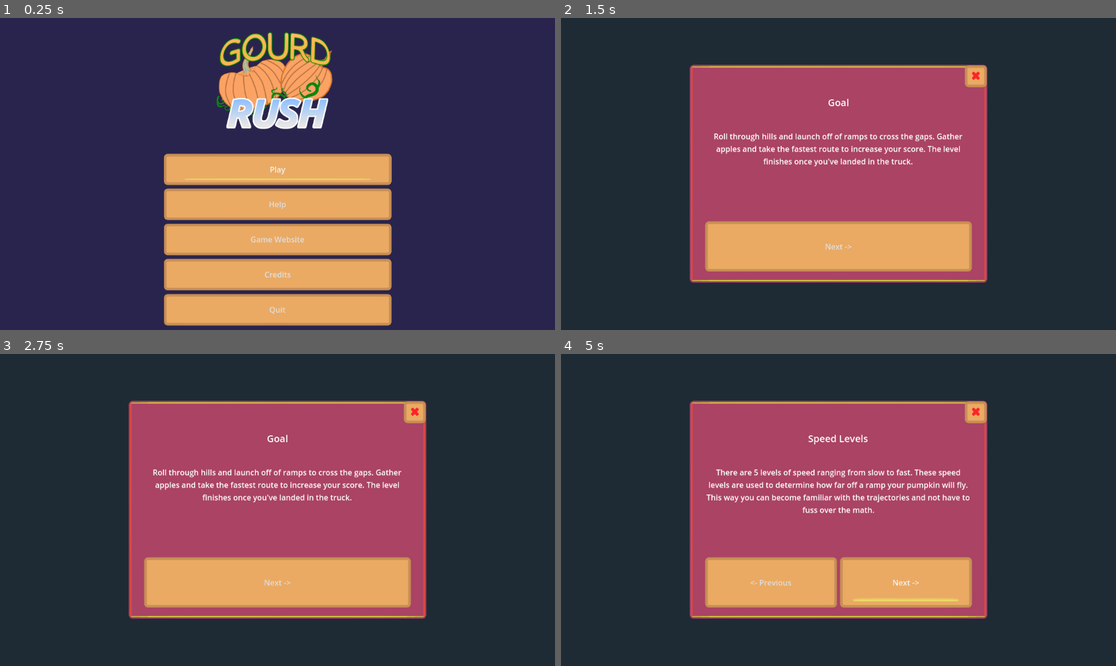
Above: before the commit, frames 1-4 (two rows, left to right).
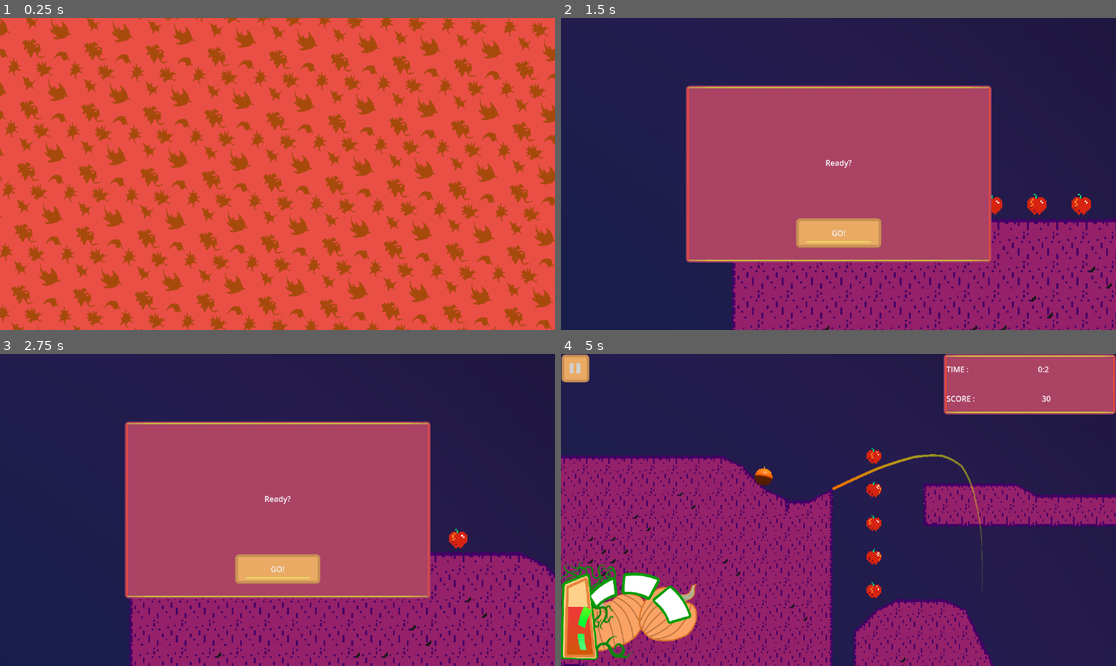
Above: after the commit, the same moments.

Repository: LettucePie/gwj-62-harvest
Game: Godot game, scene res://Play.tscn
Two runs of this game, one before a commit and one after it. Both use one fixed random seed, a clock stepped at 60 frames per second and the inputs below.
Inputs (mouse positions are in pixels of both pictures, inside the frame that each line leads up to):
- Up to frame 1 (0.25 s): no input
- Up to frame 2 (1.5 s): click (838, 205) at 0.5 s, where only the run before the commit has a clickable "Help"; click "Play" at 1.25 s
- Up to frame 3 (2.75 s): click (277, 506) at 2 s, where only the run before the commit has a clickable "Play"
- Up to frame 4 (5 s): click (838, 569) at 2.75 s, where only the run after the commit has a clickable "GO!"; click (905, 581) at 3.5 s, where only the run before the commit has a clickable "Next ->"; click (905, 581) at 4.25 s, where only the run before the commit has a clickable "Next ->"

The runs differ from the first frame. In frame 1, 100% of the frame differs, in the area x 0-100%, y 0-100%; in frame 2, 35%; in frame 3, 36%; in frame 4, 76%.

Commit message:
polishing main menu a bit

Diff:
--- /dev/null
+++ b/menus/bg_slide.gd
@@ -0,0 +1,30 @@
+extends TextureRect
+
+var start_pos : Vector2
+var target_pos : Vector2
+var target_rot : float = 0.2
+
+# Called when the node enters the scene tree for the first time.
+func _ready():
+	start_pos = position
+	target_pos = start_pos + random_vec()
+	pivot_offset = size / 2
+
+
+func random_vec():
+	return Vector2(randf_range(-45, 45), randf_range(-45, 45))
+
+# Called every frame. 'delta' is the elapsed time since the previous frame.
+func _process(delta):
+	if rotation == target_rot or abs(abs(rotation) - abs(target_rot)) < 0.01:
+		target_rot = rotation + randf_range(PI * -0.2, PI * 0.2)
+	else:
+		rotation = lerp_angle(rotation, target_rot, delta)
+	if position == target_pos or position.distance_to(target_pos) < 1:
+		target_pos = start_pos + random_vec()
+	else:
+		position = position.lerp(target_pos, delta)
+
+
+func _on_resized():
+	pivot_offset = size / 2
--- a/menus/help_menu.tscn
+++ b/menus/help_menu.tscn
@@ -21,6 +21,7 @@
 page_infos = PackedStringArray("Roll through hills and launch off of ramps to cross the gaps. Gather apples and take th …(1015 unchanged characters)…
 
 [node name="ColorRect" type="ColorRect" parent="."]
+visible = false
 layout_mode = 1
 anchors_preset = 15
 anchor_right = 1.0
@@ -70,7 +71,7 @@
 [node name="page_title" type="Label" parent="Panel/VBoxContainer"]
 layout_mode = 2
 size_flags_vertical = 7
-size_flags_stretch_ratio = 0.6
+size_flags_stretch_ratio = 0.5
 text = "How To Bop it and Twist it"
 label_settings = SubResource("LabelSettings_ecye4")
 horizontal_alignment = 1
--- a/menus/main_menu.gd
+++ b/menus/main_menu.gd
@@ -23,7 +23,8 @@
 
 
 func _on_help_pressed():
-	$help_menu.show()
+#	$help_menu.show()
+	$anim.play("show_help")
 	$help_menu.current_page = 0
 	$help_menu.load_page(0)
 
@@ -41,7 +42,8 @@
 
 
 func _on_help_menu_close_help():
-	$help_menu.hide()
+#	$help_menu.hide()
+	$anim.play_backwards("show_help")
 
 
 func _on_close_credit_pressed():
--- a/menus/main_menu.tscn
+++ b/menus/main_menu.tscn
@@ -1,10 +1,724 @@
-[gd_scene load_steps=7 format=3 uid="uid://chkianxdawnj0"]
+[gd_scene load_steps=13 format=3 uid="uid://chkianxdawnj0"]
 
 [ext_resource type="Script" path="res://menus/main_menu.gd" id="1_0v7hf"]
 [ext_resource type="Theme" uid="uid://vi4vba5f6fdc" path="res://menus/pumpkin_style.tres" id="1_tlia2"]
 [ext_resource type="PackedScene" uid="uid://cg2uer2c3ev7" path="res://menus/help_menu.tscn" id="2_erruw"]
 [ext_resource type="Texture2D" uid="uid://5db6ysg5pooi" path="res://jam-banner.png" id="3_1q2qc"]
 [ext_resource type="Texture2D" uid="uid://du72v8s2bnv56" path="res://art/ui/cover_no_bg.png" id="3_6g6rs"]
+[ext_resource type="Texture2D" uid="uid://dca17xbntkqey" path="res://art/ui/wallpaper.png" id="3_h2bwg"]
+[ext_resource type="Script" path="res://menus/bg_slide.gd" id="4_2v4ke"]
+
+[sub_resource type="Animation" id="Animation_inwur"]
+resource_name = "show_main"
+tracks/0/type = "value"
+tracks/0/imported = false
+tracks/0/enabled = true
+tracks/0/path = NodePath("title:anchor_bottom")
+tracks/0/interp = 1
+tracks/0/loop_wrap = true
+tracks/0/keys = {
+"times": PackedFloat32Array(0, 0.9),
+"transitions": PackedFloat32Array(1, 1),
+"update": 0,
+"values": [1.651, 0.412]
+}
+tracks/1/type = "value"
+tracks/1/imported = false
+tracks/1/enabled = true
+tracks/1/path = NodePath("title:anchor_right")
+tracks/1/interp = 1
+tracks/1/loop_wrap = true
+tracks/1/keys = {
+"times": PackedFloat32Array(0, 0.9),
+"transitions": PackedFloat32Array(1, 1),
+"update": 0,
+"values": [1.0, 1.0]
+}
+tracks/2/type = "value"
+tracks/2/imported = false
+tracks/2/enabled = true
+tracks/2/path = NodePath("title:anchor_top")
+tracks/2/interp = 1
+tracks/2/loop_wrap = true
+tracks/2/keys = {
+"times": PackedFloat32Array(0, 0.9),
+"transitions": PackedFloat32Array(1, 1),
+"update": 0,
+"values": [1.651, 0.0]
+}
+tracks/3/type = "value"
+tracks/3/imported = false
+tracks/3/enabled = true
+tracks/3/path = NodePath("title:anchor_left")
+tracks/3/interp = 1
+tracks/3/loop_wrap = true
+tracks/3/keys = {
+"times": PackedFloat32Array(0, 0.9),
+"transitions": PackedFloat32Array(1, 1),
+"update": 0,
+"values": [0.0, 0.0]
+}
+tracks/4/type = "value"
+tracks/4/imported = false
+tracks/4/enabled = true
+tracks/4/path = NodePath("title:offset_bottom")
+tracks/4/interp = 1
+tracks/4/loop_wrap = true
+tracks/4/keys = {
+"times": PackedFloat32Array(0.9),
+"transitions": PackedFloat32Array(1),
+"update": 1,
+"values": [0.0239868]
+}
+tracks/5/type = "value"
+tracks/5/imported = false
+tracks/5/enabled = true
+tracks/5/path = NodePath("title:offset_right")
+tracks/5/interp = 1
+tracks/5/loop_wrap = true
+tracks/5/keys = {
+"times": PackedFloat32Array(0.9),
+"transitions": PackedFloat32Array(1),
+"update": 1,
+"values": [0.0]
+}
+tracks/6/type = "value"
+tracks/6/imported = false
+tracks/6/enabled = true
+tracks/6/path = NodePath("title:offset_top")
+tracks/6/interp = 1
+tracks/6/loop_wrap = true
+tracks/6/keys = {
+"times": PackedFloat32Array(0.9),
+"transitions": PackedFloat32Array(1),
+"update": 1,
+"values": [0.0]
+}
+tracks/7/type = "value"
+tracks/7/imported = false
+tracks/7/enabled = true
+tracks/7/path = NodePath("title:offset_left")
+tracks/7/interp = 1
+tracks/7/loop_wrap = true
+tracks/7/keys = {
+"times": PackedFloat32Array(0.9),
+"transitions": PackedFloat32Array(1),
+"update": 1,
+"values": [0.0]
+}
+tracks/8/type = "value"
+tracks/8/imported = false
+tracks/8/enabled = true
+tracks/8/path = NodePath("VBoxContainer:anchor_left")
+tracks/8/interp = 1
+tracks/8/loop_wrap = true
+tracks/8/keys = {
+"times": PackedFloat32Array(0, 1),
+"transitions": PackedFloat32Array(1, 1),
+"update": 0,
+"values": [0.294, 0.294]
+}
+tracks/9/type = "value"
+tracks/9/imported = false
+tracks/9/enabled = true
+tracks/9/path = NodePath("VBoxContainer:anchor_top")
+tracks/9/interp = 1
+tracks/9/loop_wrap = true
+tracks/9/keys = {
+"times": PackedFloat32Array(0, 1),
+"transitions": PackedFloat32Array(1, 1),
+"update": 0,
+"values": [2.259, 0.434]
+}
+tracks/10/type = "value"
+tracks/10/imported = false
+tracks/10/enabled = true
+tracks/10/path = NodePath("VBoxContainer:anchor_right")
+tracks/10/interp = 1
+tracks/10/loop_wrap = true
+tracks/10/keys = {
+"times": PackedFloat32Array(0, 1),
+"transitions": PackedFloat32Array(1, 1),
+"update": 0,
+"values": [0.707, 0.707]
+}
+tracks/11/type = "value"
+tracks/11/imported = false
+tracks/11/enabled = true
+tracks/11/path = NodePath("VBoxContainer:anchor_bottom")
+tracks/11/interp = 1
+tracks/11/loop_wrap = true
+tracks/11/keys = {
+"times": PackedFloat32Array(0, 1),
+"transitions": PackedFloat32Array(1, 1),
+"update": 0,
+"values": [2.259, 0.988]
+}
+tracks/12/type = "value"
+tracks/12/imported = false
+tracks/12/enabled = true
+tracks/12/path = NodePath("VBoxContainer:offset_left")
+tracks/12/interp = 1
+tracks/12/loop_wrap = true
+tracks/12/keys = {
+"times": PackedFloat32Array(1),
+"transitions": PackedFloat32Array(1),
+"update": 1,
+"values": [0.312012]
+}
+tracks/13/type = "value"
+tracks/13/imported = false
+tracks/13/enabled = true
+tracks/13/path = NodePath("VBoxContainer:offset_top")
+tracks/13/interp = 1
+tracks/13/loop_wrap = true
+tracks/13/keys = {
+"times": PackedFloat32Array(1),
+"transitions": PackedFloat32Array(1),
+"update": 1,
+"values": [-0.231995]
+}
+tracks/14/type = "value"
+tracks/14/imported = false
+tracks/14/enabled = true
+tracks/14/path = NodePath("VBoxContainer:offset_right")
+tracks/14/interp = 1
+tracks/14/loop_wrap = true
+tracks/14/keys = {
+"times": PackedFloat32Array(1),
+"transitions": PackedFloat32Array(1),
+"update": 1,
+"values": [-0.463989]
+}
+tracks/15/type = "value"
+tracks/15/imported = false
+tracks/15/enabled = true
+tracks/15/path = NodePath("VBoxContainer:offset_bottom")
+tracks/15/interp = 1
+tracks/15/loop_wrap = true
+tracks/15/keys = {
+"times": PackedFloat32Array(1),
+"transitions": PackedFloat32Array(1),
+"update": 1,
+"values": [-0.223999]
+}
+
+[sub_resource type="Animation" id="Animation_vwh5i"]
+length = 0.001
+tracks/0/type = "value"
+tracks/0/imported = false
+tracks/0/enabled = true
+tracks/0/path = NodePath("title:anchor_left")
+tracks/0/interp = 1
+tracks/0/loop_wrap = true
+tracks/0/keys = {
+"times": PackedFloat32Array(0),
+"transitions": PackedFloat32Array(1),
+"update": 0,
+"values": [0.0]
+}
+tracks/1/type = "value"
+tracks/1/imported = false
+tracks/1/enabled = true
+tracks/1/path = NodePath("title:anchor_top")
+tracks/1/interp = 1
+tracks/1/loop_wrap = true
+tracks/1/keys = {
+"times": PackedFloat32Array(0),
+"transitions": PackedFloat32Array(1),
+"update": 0,
+"values": [1.651]
+}
+tracks/2/type = "value"
+tracks/2/imported = false
+tracks/2/enabled = true
+tracks/2/path = NodePath("title:anchor_right")
+tracks/2/interp = 1
+tracks/2/loop_wrap = true
+tracks/2/keys = {
+"times": PackedFloat32Array(0),
+"transitions": PackedFloat32Array(1),
+"update": 0,
+"values": [1.0]
+}
+tracks/3/type = "value"
+tracks/3/imported = false
+tracks/3/enabled = true
+tracks/3/path = NodePath("title:anchor_bottom")
+tracks/3/interp = 1
+tracks/3/loop_wrap = true
+tracks/3/keys = {
+"times": PackedFloat32Array(0),
+"transitions": PackedFloat32Array(1),
+"update": 0,
+"values": [1.651]
+}
+tracks/4/type = "value"
+tracks/4/imported = false
+tracks/4/enabled = true
+tracks/4/path = NodePath("VBoxContainer:anchor_left")
+tracks/4/interp = 1
+tracks/4/loop_wrap = true
+tracks/4/keys = {
+"times": PackedFloat32Array(0),
+"transitions": PackedFloat32Array(1),
+"update": 0,
+"values": [0.294]
+}
+tracks/5/type = "value"
+tracks/5/imported = false
+tracks/5/enabled = true
+tracks/5/path = NodePath("VBoxContainer:anchor_top")
+tracks/5/interp = 1
+tracks/5/loop_wrap = true
+tracks/5/keys = {
+"times": PackedFloat32Array(0),
+"transitions": PackedFloat32Array(1),
+"update": 0,
+"values": [2.259]
+}
+tracks/6/type = "value"
+tracks/6/imported = false
+tracks/6/enabled = true
+tracks/6/path = NodePath("VBoxContainer:anchor_right")
+tracks/6/interp = 1
+tracks/6/loop_wrap = true
+tracks/6/keys = {
+"times": PackedFloat32Array(0),
+"transitions": PackedFloat32Array(1),
+"update": 0,
+"values": [0.707]
+}
+tracks/7/type = "value"
+tracks/7/imported = false
+tracks/7/enabled = true
+tracks/7/path = NodePath("VBoxContainer:anchor_bottom")
+tracks/7/interp = 1
+tracks/7/loop_wrap = true
+tracks/7/keys = {
+"times": PackedFloat32Array(0),
+"transitions": PackedFloat32Array(1),
+"update": 0,
+"values": [2.259]
+}
+tracks/8/type = "value"
+tracks/8/imported = false
+tracks/8/enabled = true
+tracks/8/path = NodePath("help_menu:visible")
+tracks/8/interp = 1
+tracks/8/loop_wrap = true
+tracks/8/keys = {
+"times": PackedFloat32Array(0),
+"transitions": PackedFloat32Array(1),
+"update": 1,
+"values": [true]
+}
+tracks/9/type = "value"
+tracks/9/imported = false
+tracks/9/enabled = true
+tracks/9/path = NodePath("help_menu:anchor_bottom")
+tracks/9/interp = 1
+tracks/9/loop_wrap = true
+tracks/9/keys = {
+"times": PackedFloat32Array(0),
+"transitions": PackedFloat32Array(1),
+"update": 0,
+"values": [-1.434]
+}
+tracks/10/type = "value"
+tracks/10/imported = false
+tracks/10/enabled = true
+tracks/10/path = NodePath("help_menu:anchor_right")
+tracks/10/interp = 1
+tracks/10/loop_wrap = true
+tracks/10/keys = {
+"times": PackedFloat32Array(0),
+"transitions": PackedFloat32Array(1),
+"update": 0,
+"values": [1.0]
+}
+tracks/11/type = "value"
+tracks/11/imported = false
+tracks/11/enabled = true
+tracks/11/path = NodePath("help_menu:anchor_top")
+tracks/11/interp = 1
+tracks/11/loop_wrap = true
+tracks/11/keys = {
+"times": PackedFloat32Array(0),
+"transitions": PackedFloat32Array(1),
+"update": 0,
+"values": [-1.434]
+}
+tracks/12/type = "value"
+tracks/12/imported = false
+tracks/12/enabled = true
+tracks/12/path = NodePath("help_menu:anchor_left")
+tracks/12/interp = 1
+tracks/12/loop_wrap = true
+tracks/12/keys = {
+"times": PackedFloat32Array(0),
+"transitions": PackedFloat32Array(1),
+"update": 0,
+"values": [0.0]
+}
+tracks/13/type = "value"
+tracks/13/imported = false
+tracks/13/enabled = true
+tracks/13/path = NodePath("help_menu:offset_top")
+tracks/13/interp = 1
+tracks/13/loop_wrap = true
+tracks/13/keys = {
+"times": PackedFloat32Array(0),
+"transitions": PackedFloat32Array(1),
+"update": 1,
+"values": [0.231995]
+}
+tracks/14/type = "value"
+tracks/14/imported = false
+tracks/14/enabled = true
+tracks/14/path = NodePath("help_menu:offset_bottom")
+tracks/14/interp = 1
+tracks/14/loop_wrap = true
+tracks/14/keys = {
+"times": PackedFloat32Array(0),
+"transitions": PackedFloat32Array(1),
+"update": 1,
+"values": [0.231934]
+}
+tracks/15/type = "value"
+tracks/15/imported = false
+tracks/15/enabled = true
+tracks/15/path = NodePath("help_menu:offset_right")
+tracks/15/interp = 1
+tracks/15/loop_wrap = true
+tracks/15/keys = {
+"times": PackedFloat32Array(0),
+"transitions": PackedFloat32Array(1),
+"update": 1,
+"values": [0.0]
+}
+tracks/16/type = "value"
+tracks/16/imported = false
+tracks/16/enabled = true
+tracks/16/path = NodePath("help_menu:offset_left")
+tracks/16/interp = 1
+tracks/16/loop_wrap = true
+tracks/16/keys = {
+"times": PackedFloat32Array(0),
+"transitions": PackedFloat32Array(1),
+"update": 1,
+"values": [0.0]
+}
+
+[sub_resource type="Animation" id="Animation_g08cg"]
+resource_name = "show_help"
+tracks/0/type = "value"
+tracks/0/imported = false
+tracks/0/enabled = true
+tracks/0/path = NodePath("title:anchor_bottom")
+tracks/0/interp = 1
+tracks/0/loop_wrap = true
+tracks/0/keys = {
+"times": PackedFloat32Array(0, 0.3),
+"transitions": PackedFloat32Array(1, 1),
+"update": 0,
+"values": [0.412, 1.651]
+}
+tracks/1/type = "value"
+tracks/1/imported = false
+tracks/1/enabled = true
+tracks/1/path = NodePath("title:anchor_right")
+tracks/1/interp = 1
+tracks/1/loop_wrap = true
+tracks/1/keys = {
+"times": PackedFloat32Array(0, 0.3),
+"transitions": PackedFloat32Array(1, 1),
+"update": 0,
+"values": [1.0, 1.0]
+}
+tracks/2/type = "value"
+tracks/2/imported = false
+tracks/2/enabled = true
+tracks/2/path = NodePath("title:anchor_top")
+tracks/2/interp = 1
+tracks/2/loop_wrap = true
+tracks/2/keys = {
+"times": PackedFloat32Array(0, 0.3),
+"transitions": PackedFloat32Array(1, 1),
+"update": 0,
+"values": [0.0, 1.651]
+}
+tracks/3/type = "value"
+tracks/3/imported = false
+tracks/3/enabled = true
+tracks/3/path = NodePath("title:anchor_left")
+tracks/3/interp = 1
+tracks/3/loop_wrap = true
+tracks/3/keys = {
+"times": PackedFloat32Array(0, 0.3),
+"transitions": PackedFloat32Array(1, 1),
+"update": 0,
+"values": [0.0, 0.0]
+}
+tracks/4/type = "value"
+tracks/4/imported = false
+tracks/4/enabled = true
+tracks/4/path = NodePath("title:offset_bottom")
+tracks/4/interp = 1
+tracks/4/loop_wrap = true
+tracks/4/keys = {
+"times": PackedFloat32Array(0),
+"transitions": PackedFloat32Array(1),
+"update": 1,
+"values": [0.0239868]
+}
+tracks/5/type = "value"
+tracks/5/imported = false
+tracks/5/enabled = true
+tracks/5/path = NodePath("title:offset_right")
+tracks/5/interp = 1
+tracks/5/loop_wrap = true
+tracks/5/keys = {
+"times": PackedFloat32Array(0),
+"transitions": PackedFloat32Array(1),
+"update": 1,
+"values": [0.0]
+}
+tracks/6/type = "value"
+tracks/6/imported = false
+tracks/6/enabled = true
+tracks/6/path = NodePath("title:offset_top")
+tracks/6/interp = 1
+tracks/6/loop_wrap = true
+tracks/6/keys = {
+"times": PackedFloat32Array(0),
+"transitions": PackedFloat32Array(1),
+"update": 1,
+"values": [0.0]
+}
+tracks/7/type = "value"
+tracks/7/imported = false
+tracks/7/enabled = true
+tracks/7/path = NodePath("title:offset_left")
+tracks/7/interp = 1
+tracks/7/loop_wrap = true
+tracks/7/keys = {
+"times": PackedFloat32Array(0),
+"transitions": PackedFloat32Array(1),
+"update": 1,
+"values": [0.0]
+}
+tracks/8/type = "value"
+tracks/8/imported = false
+tracks/8/enabled = true
+tracks/8/path = NodePath("VBoxContainer:anchor_left")
+tracks/8/interp = 1
+tracks/8/loop_wrap = true
+tracks/8/keys = {
+"times": PackedFloat32Array(0, 0.3),
+"transitions": PackedFloat32Array(1, 1),
+"update": 0,
+"values": [0.294, 0.294]
+}
+tracks/9/type = "value"
+tracks/9/imported = false
+tracks/9/enabled = true
+tracks/9/path = NodePath("VBoxContainer:anchor_top")
+tracks/9/interp = 1
+tracks/9/loop_wrap = true
+tracks/9/keys = {
+"times": PackedFloat32Array(0, 0.3),
+"transitions": PackedFloat32Array(1, 1),
+"update": 0,
+"values": [0.434, 2.259]
+}
+tracks/10/type = "value"
+tracks/10/imported = false
+tracks/10/enabled = true
+tracks/10/path = NodePath("VBoxContainer:anchor_right")
+tracks/10/interp = 1
+tracks/10/loop_wrap = true
+tracks/10/keys = {
+"times": PackedFloat32Array(0, 0.3),
+"transitions": PackedFloat32Array(1, 1),
+"update": 0,
+"values": [0.707, 0.707]
+}
+tracks/11/type = "value"
+tracks/11/imported = false
+tracks/11/enabled = true
+tracks/11/path = NodePath("VBoxContainer:anchor_bottom")
+tracks/11/interp = 1
+tracks/11/loop_wrap = true
+tracks/11/keys = {
+"times": PackedFloat32Array(0, 0.3),
+"transitions": PackedFloat32Array(1, 1),
+"update": 0,
+"values": [0.988, 2.259]
+}
+tracks/12/type = "value"
+tracks/12/imported = false
+tracks/12/enabled = true
+tracks/12/path = NodePath("VBoxContainer:offset_left")
+tracks/12/interp = 1
+tracks/12/loop_wrap = true
+tracks/12/keys = {
+"times": PackedFloat32Array(0),
+"transitions": PackedFloat32Array(1),
+"update": 1,
+"values": [0.312012]
+}
+tracks/13/type = "value"
+tracks/13/imported = false
+tracks/13/enabled = true
+tracks/13/path = NodePath("VBoxContainer:offset_top")
+tracks/13/interp = 1
+tracks/13/loop_wrap = true
+tracks/13/keys = {
+"times": PackedFloat32Array(0),
+"transitions": PackedFloat32Array(1),
+"update": 1,
+"values": [-0.231995]
+}
+tracks/14/type = "value"
+tracks/14/imported = false
+tracks/14/enabled = true
+tracks/14/path = NodePath("VBoxContainer:offset_right")
+tracks/14/interp = 1
+tracks/14/loop_wrap = true
+tracks/14/keys = {
+"times": PackedFloat32Array(0),
+"transitions": PackedFloat32Array(1),
+"update": 1,
+"values": [-0.463989]
+}
+tracks/15/type = "value"
+tracks/15/imported = false
+tracks/15/enabled = true
+tracks/15/path = NodePath("VBoxContainer:offset_bottom")
+tracks/15/interp = 1
+tracks/15/loop_wrap = true
+tracks/15/keys = {
+"times": PackedFloat32Array(0),
+"transitions": PackedFloat32Array(1),
+"update": 1,
+"values": [-0.223999]
+}
+tracks/16/type = "value"
+tracks/16/imported = false
+tracks/16/enabled = true
+tracks/16/path = NodePath("help_menu:visible")
+tracks/16/interp = 1
+tracks/16/loop_wrap = true
+tracks/16/keys = {
+"times": PackedFloat32Array(0, 0.1),
+"transitions": PackedFloat32Array(1, 1),
+"update": 1,
+"values": [false, true]
+}
+tracks/17/type = "value"
+tracks/17/imported = false
+tracks/17/enabled = true
+tracks/17/path = NodePath("help_menu:offset_bottom")
+tracks/17/interp = 1
+tracks/17/loop_wrap = true
+tracks/17/keys = {
+"times": PackedFloat32Array(0.1, 1),
+"transitions": PackedFloat32Array(1, 1),
+"update": 1,
+"values": [0.231934, 0.0]
+}
+tracks/18/type = "value"
+tracks/18/imported = false
+tracks/18/enabled = true
+tracks/18/path = NodePath("help_menu:offset_right")
+tracks/18/interp = 1
+tracks/18/loop_wrap = true
+tracks/18/keys = {
+"times": PackedFloat32Array(0.1, 1),
+"transitions": PackedFloat32Array(1, 1),
+"update": 1,
+"values": [0.0, 0.0]
+}
+tracks/19/type = "value"
+tracks/19/imported = false
+tracks/19/enabled = true
+tracks/19/path = NodePath("help_menu:offset_top")
+tracks/19/interp = 1
+tracks/19/loop_wrap = true
+tracks/19/keys = {
+"times": PackedFloat32Array(0.1, 1),
+"transitions": PackedFloat32Array(1, 1),
+"update": 1,
+"values": [0.231995, 0.0]
+}
+tracks/20/type = "value"
+tracks/20/imported = false
+tracks/20/enabled = true
+tracks/20/path = NodePath("help_menu:offset_left")
+tracks/20/interp = 1
+tracks/20/loop_wrap = true
+tracks/20/keys = {
+"times": PackedFloat32Array(0.1, 1),
+"transitions": PackedFloat32Array(1, 1),
+"update": 1,
+"values": [0.0, 0.0]
+}
+tracks/21/type = "value"
+tracks/21/imported = false
+tracks/21/enabled = true
+tracks/21/path = NodePath("help_menu:anchor_bottom")
+tracks/21/interp = 1
+tracks/21/loop_wrap = true
+tracks/21/keys = {
+"times": PackedFloat32Array(0.1, 1),
+"transitions": PackedFloat32Array(1, 1),
+"update": 0,
+"values": [-1.434, 1.0]
+}
+tracks/22/type = "value"
+tracks/22/imported = false
+tracks/22/enabled = true
+tracks/22/path = NodePath("help_menu:anchor_right")
+tracks/22/interp = 1
+tracks/22/loop_wrap = true
+tracks/22/keys = {
+"times": PackedFloat32Array(0.1, 1),
+"transitions": PackedFloat32Array(1, 1),
+"update": 0,
+"values": [1.0, 1.0]
+}
+tracks/23/type = "value"
+tracks/23/imported = false
+tracks/23/enabled = true
+tracks/23/path = NodePath("help_menu:anchor_top")
+tracks/23/interp = 1
+tracks/23/loop_wrap = true
+tracks/23/keys = {
+"times": PackedFloat32Array(0.1, 1),
+"transitions": PackedFloat32Array(1, 1),
+"update": 0,
+"values": [-1.434, 0.0]
+}
+tracks/24/type = "value"
+tracks/24/imported = false
+tracks/24/enabled = true
+tracks/24/path = NodePath("help_menu:anchor_left")
+tracks/24/interp = 1
+tracks/24/loop_wrap = true
+tracks/24/keys = {
+"times": PackedFloat32Array(0.1, 1),
+"transitions": PackedFloat32Array(1, 1),
+"update": 0,
+"values": [0.0, 0.0]
+}
+
+[sub_resource type="AnimationLibrary" id="AnimationLibrary_oqjhx"]
+_data = {
+"RESET": SubResource("Animation_vwh5i"),
+"show_help": SubResource("Animation_g08cg"),
+"show_main": SubResource("Animation_inwur")
+}
 
 [sub_resource type="LabelSettings" id="LabelSettings_c1fpu"]
 font_size = 28
@@ -19,20 +733,36 @@
 theme = ExtResource("1_tlia2")
 script = ExtResource("1_0v7hf")
 
-[node name="bg" type="TextureRect" parent="."]
+[node name="anim" type="AnimationPlayer" parent="."]
+autoplay = "show_main"
+libraries = {
+"": SubResource("AnimationLibrary_oqjhx")
+}
+
+[node name="bg_slide" type="TextureRect" parent="."]
+texture_filter = 1
 layout_mode = 1
 anchors_preset = 15
 anchor_right = 1.0
 anchor_bottom = 1.0
+offset_left = -737.0
+offset_top = -510.0
+offset_right = 785.0
+offset_bottom = 470.0
 grow_horizontal = 2
 grow_vertical = 2
+texture = ExtResource("3_h2bwg")
+expand_mode = 1
+stretch_mode = 1
+script = ExtResource("4_2v4ke")
 
 [node name="title" type="TextureRect" parent="."]
 texture_filter = 2
 layout_mode = 1
 anchors_preset = -1
+anchor_top = 1.651
 anchor_right = 1.0
-anchor_bottom = 0.412
+anchor_bottom = 1.651
 offset_bottom = 0.0239868
 grow_horizontal = 2
 texture = ExtResource("3_6g6rs")
@@ -56,9 +786,9 @@
 layout_mode = 1
 anchors_preset = -1
 anchor_left = 0.294
-anchor_top = 0.434
+anchor_top = 2.259
 anchor_right = 0.707
-anchor_bottom = 0.988
+anchor_bottom = 2.259
 offset_left = 0.312012
 offset_top = -0.231995
 offset_right = -0.463989
@@ -93,8 +823,12 @@
 text = "Quit"
 
 [node name="help_menu" parent="." instance=ExtResource("2_erruw")]
-visible = false
 layout_mode = 1
+anchors_preset = -1
+anchor_top = -1.434
+anchor_bottom = -1.434
+offset_top = 0.231995
+offset_bottom = 0.231934
 
 [node name="credit" type="ColorRect" parent="."]
 visible = false
@@ -162,6 +896,7 @@
 grow_vertical = 0
 text = "Close"
 
+[connection signal="resized" from="bg_slide" to="bg_slide" method="_on_resized"]
 [connection signal="pressed" from="VBoxContainer/play" to="." method="_on_play_pressed"]
 [connection signal="pressed" from="VBoxContainer/help" to="." method="_on_help_pressed"]
 [connection signal="pressed" from="VBoxContainer/website" to="." method="_on_website_pressed"]
Binary file added: art/ui/wallpaper.png
Not shown, added: art/ui/wallpaper.png.import
Binary file added: art/ui/wallpaper_pattern_only.png
Not shown, added: art/ui/wallpaper_pattern_only.png.import
Not shown, changed: art/ui/cover.kra
Not shown, changed: art/ui/cover.kra~
Not shown, added: art/ui/wallpaper.kra
Not shown, added: art/ui/wallpaper.kra~
Not shown, added: art/ui/wallpaper.png~
Not shown, added: art/ui/wallpaper_pattern_only.png~
